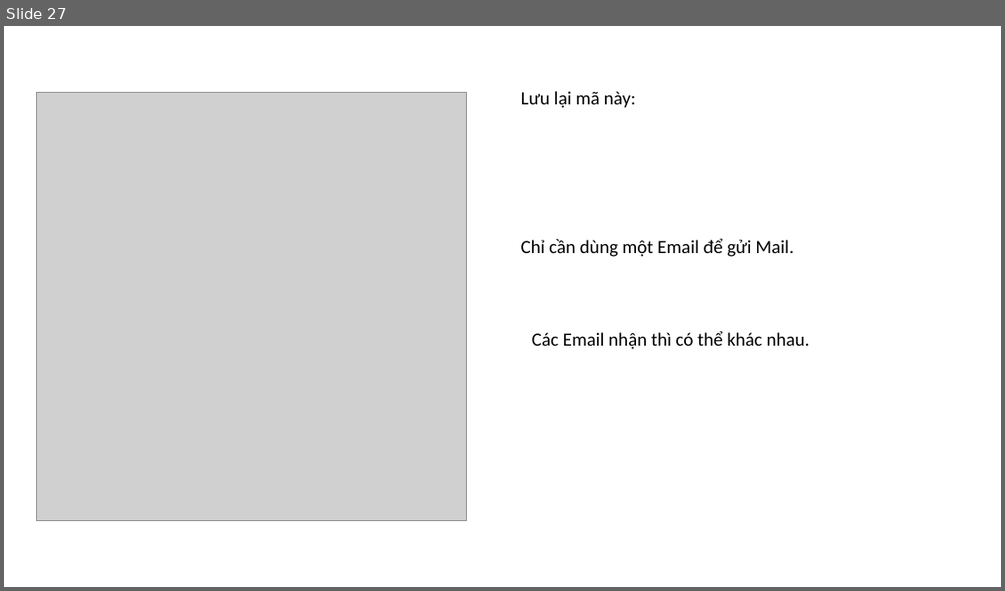
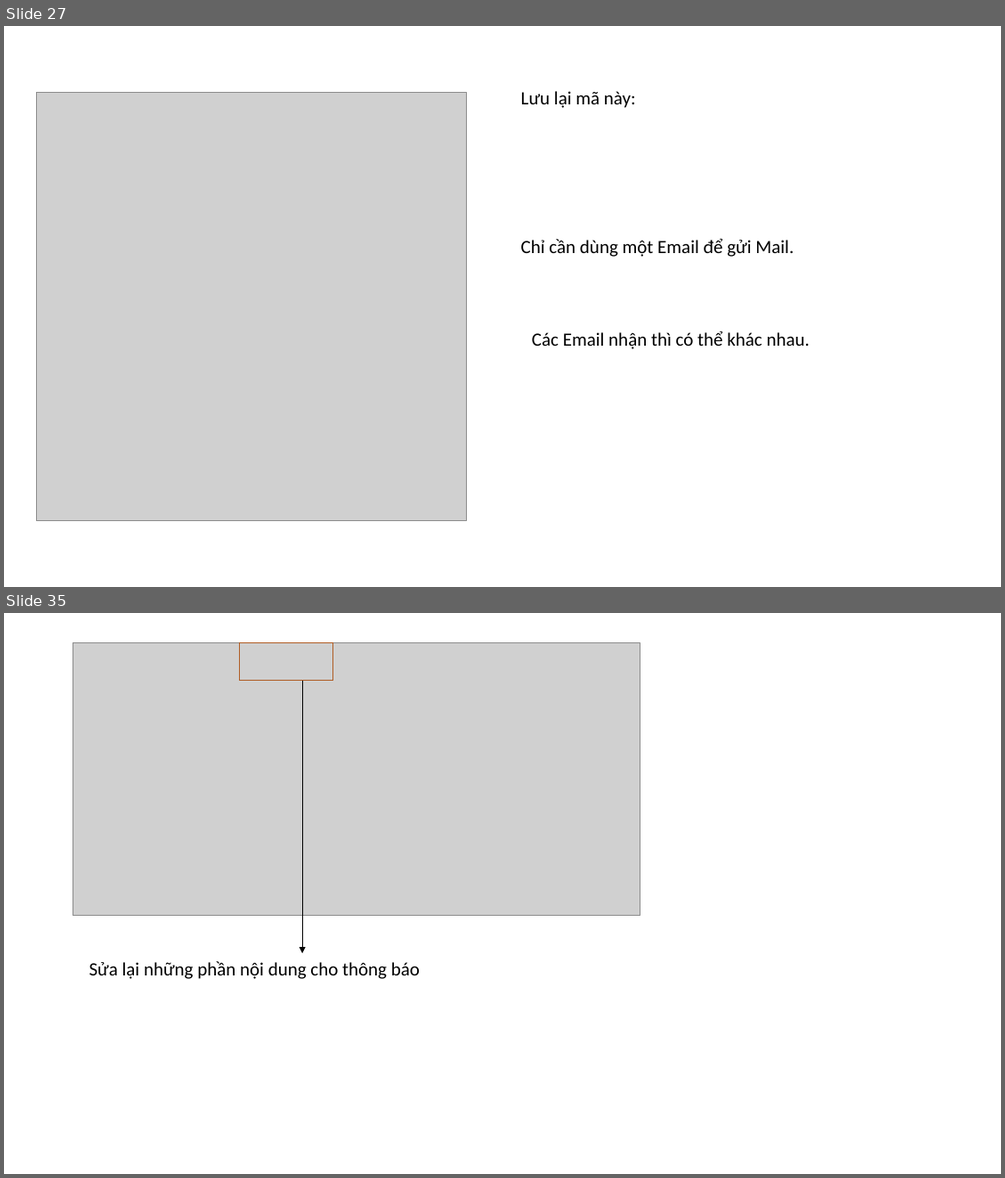
Before and after one commit to DangVanDoan05/WordPress, a slide deck: Tạo trang liên hệ trong WebSite.pptx. Shown one above the other, each under a label of ours: slide 27 before the commit, slides 27 and 35 after it; the slides between them are not shown. The pictures are 1005x591 and 1005x1178 pixels, drawn with LibreOffice and Linux fonts; fonts in the diff are those of the drawing; grey boxes stand for pictures. Boxes give left, top, right and bottom in pixels: in the first picture for what was removed or moved away, otherwise in the second. Text is boxed around its words. In the diff, an @@ line names an element or a change of style, - is before the commit and + after.

```diff
--- a/Tạo trang liên hệ trong WebSite.pptx
+++ b/Tạo trang liên hệ trong WebSite.pptx
@@ slide 35 added at <box>4,613,1001,1174</box>, background #FFFFFF @@
@@ picture added at <box>73,643,639,916</box> @@
@@ rectangle added at <box>240,643,333,681</box>, outline #AF5C24 1 pt @@
@@ arrow added from (302, 681) to (302, 953), #000000 0.5 pt @@
@@ text added at <box>89,961,420,979</box>, 18 pt, text #000000 @@
+Sửa lại những phần nội dung cho thông báo
```
Also in this commit, not shown: 8 slides changed, 12 other slides added, 1 slide removed, 3 other files.
